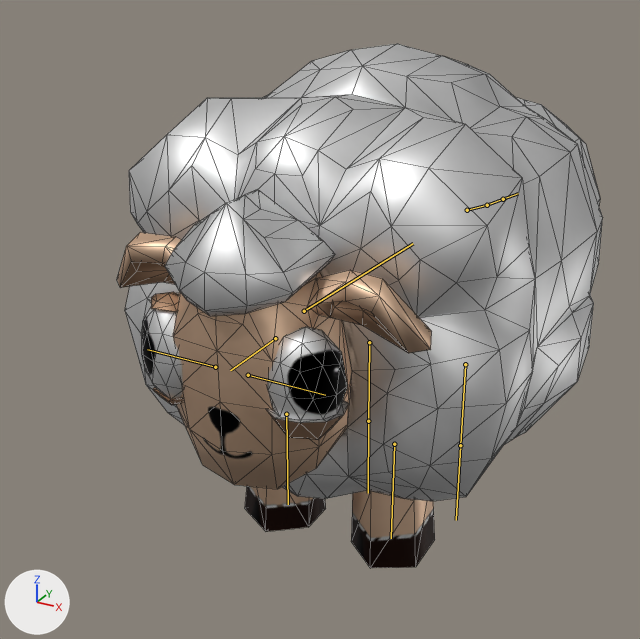
Before and after pictures for a commit that changed the FBX model Assets/_Props/Oveja/M&M/Oveja.fbx.
Camera for both pictures: a 50 mm lens placed at (1.25, -2.77, 2.16), pointed at (-0.2, -0.14, 0.84). Arrows for +X, +Y and +Z are at lower left; the lights stay in place. The picture after the commit comes second. The bones that change, and the others that lie on the model, are drawn over the model as lines. Mesh edges are drawn as thin lines.

In view in the first picture: 'cuerpo_001'.
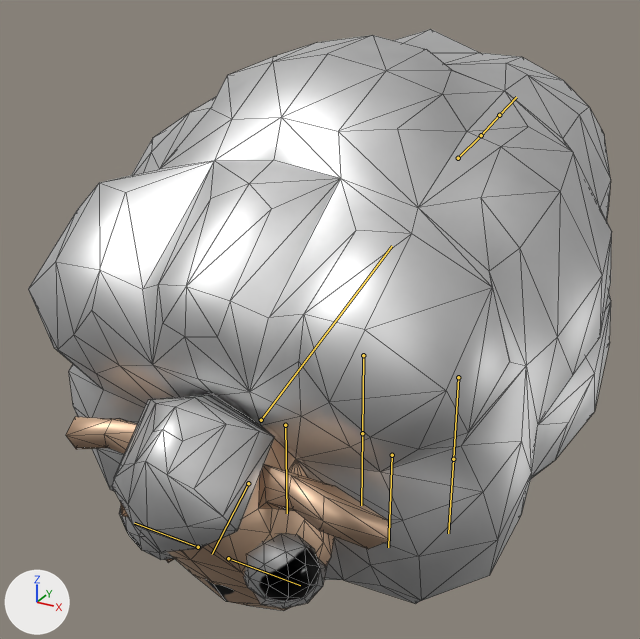
Commit message: animación comer oveja

The newer file adds an action. The first version stands in its rest pose; the second is drawn at frame 38 of the action 'Esqueleto|eating'.

What differs and where, as boxes (x1, y1, x2, y2) in the pictures (640 x 639 px):
'cuerpo_001', posed (20% wider, 11% taller): before (117, 44, 603, 568); after (29, 29, 612, 611)
bone 'Torso', root to tip: before (304, 311) to (413, 243); after (261, 420) to (392, 246)
bone 'BackLeg.R', root to tip: before (369, 342) to (368, 421); after (363, 355) to (362, 433)
bone 'FrontLeg.R', root to tip: before (286, 414) to (288, 504); after (285, 425) to (287, 513)
bone 'BackLeg.L', root to tip: before (465, 364) to (460, 445); after (458, 377) to (453, 459)
bone 'FrontLeg.L', root to tip: before (394, 444) to (391, 538); after (392, 455) to (388, 547)
bone 'Cola1', root to tip: before (467, 210) to (487, 205); after (458, 158) to (481, 135)
bone 'Cabeza', root to tip: before (275, 338) to (230, 370); after (248, 483) to (212, 554)

What the commit changed:
Bone 'Torso' (bone_torso) moves from (0.0, 0.0, 0.0) to (0.261, -0.252, 0.0).
Bone 'Torso' (bone_torso) turns from (0, 0, 0) to (0, 0, 19) degrees about its own x, y and z.
Bone 'Torso' (bone_torso) is rescaled from (1.0, 1.0, 1.0) to (1.12, 1.12, 1.12).
Bone 'BackLeg.R' (bone_backleg_r) moves from (0.0, 0.0, 0.0) to (-0.026, 0.055, 0.067).
Bone 'BackLeg.R' (bone_backleg_r) turns from (0, 0, 0) to (20, 0, 0) degrees about its own x, y and z.
Bone 'BackLeg.R' (bone_backleg_r) is rescaled from (1.0, 1.0, 1.0) to (0.88, 0.88, 0.88).
Bone 'FrontLeg.R' (bone_frontleg_r) moves from (0.0, 0.0, 0.0) to (-0.026, -0.124, -0.079).
Bone 'FrontLeg.R' (bone_frontleg_r) turns from (0, 0, 0) to (18, 0, 0) degrees about its own x, y and z.
Bone 'FrontLeg.R' (bone_frontleg_r) is rescaled from (1.0, 1.0, 1.0) to (0.88, 0.88, 0.88).
Bone 'BackLeg.L' (bone_backleg_l) moves from (0.0, 0.0, 0.0) to (0.026, 0.055, 0.067).
Bone 'BackLeg.L' (bone_backleg_l) turns from (0, 0, 0) to (20, 0, 0) degrees about its own x, y and z.
Bone 'BackLeg.L' (bone_backleg_l) is rescaled from (1.0, 1.0, 1.0) to (0.88, 0.88, 0.88).
Bone 'FrontLeg.L' (bone_frontleg_l) moves from (0.0, 0.0, 0.0) to (0.026, -0.124, -0.079).
Bone 'FrontLeg.L' (bone_frontleg_l) turns from (0, 0, 0) to (18, 0, 0) degrees about its own x, y and z.
Bone 'FrontLeg.L' (bone_frontleg_l) is rescaled from (1.0, 1.0, 1.0) to (0.88, 0.88, 0.88).
Bone 'Cola1' (bone_cola1) is rescaled from (1.0, 1.0, 1.0) to (0.88, 0.88, 0.88).
Bone 'Cabeza' (bone_cabeza) moves from (0.0, 0.0, 0.0) to (0.0, -0.054, -0.105).
Bone 'Cabeza' (bone_cabeza) turns from (0, 0, 0) to (-12, 0, 0) degrees about its own x, y and z.
Bone 'Cabeza' (bone_cabeza) is rescaled from (1.0, 1.0, 1.0) to (0.88, 0.88, 0.88).
